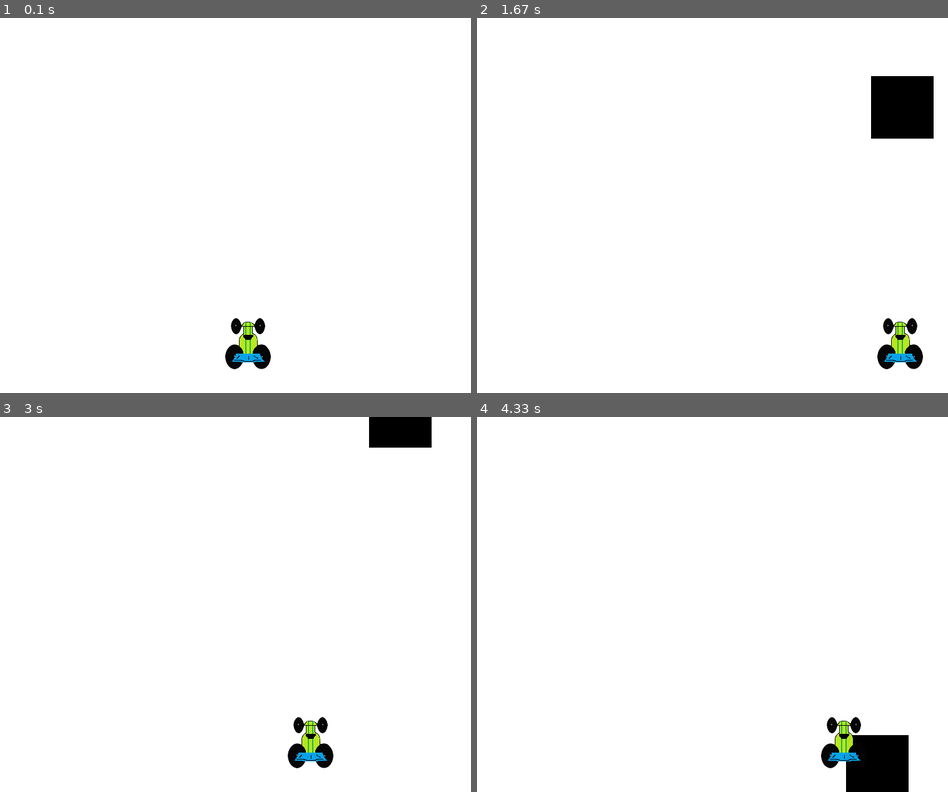
Above: before the commit, frames 1-4 (two rows, left to right).
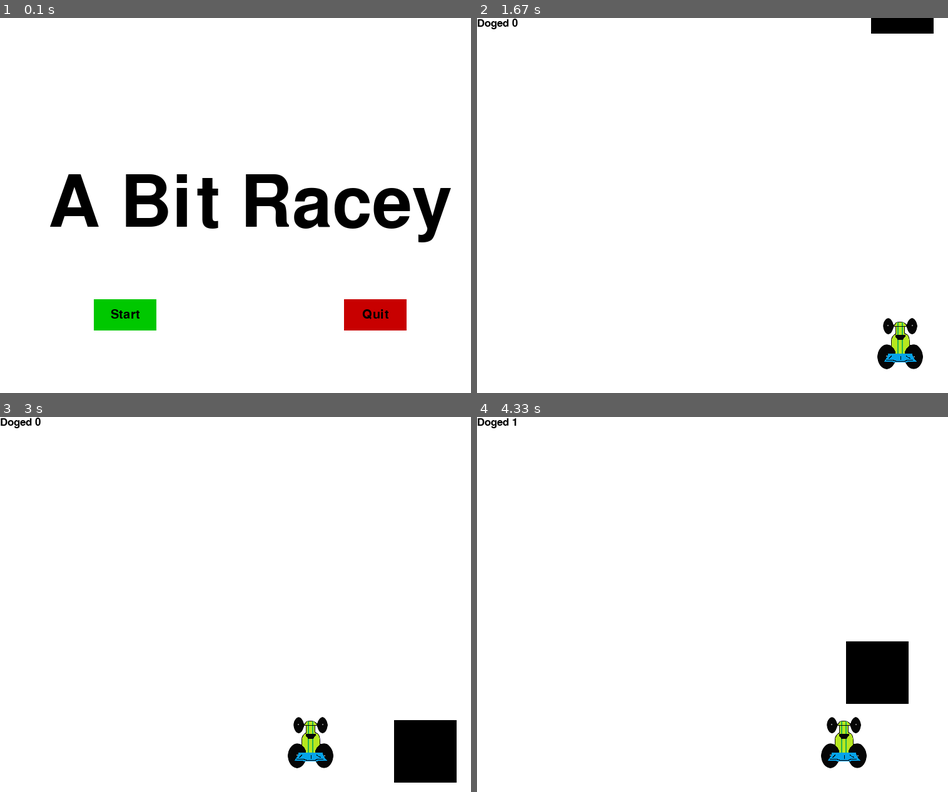
Above: after the commit, the same moments.

Repository: JamesPC2005/Capital-City
Game: pygame game, started from A_Bit_Racey.py
Two runs of this game, one before a commit and one after it. Both use one fixed random seed, a clock stepped at 60 frames per second and the inputs below.
Inputs (mouse positions are in pixels of both pictures, inside the frame that each line leads up to):
- Up to frame 1 (0.1 s): no input
- Up to frame 2 (1.67 s): press the mouse at (604, 314) at 0.37 s; move the mouse to (688, 303) at 0.47 s; release the mouse at (773, 288) at 0.6 s; hold Right 0.67-1.13 s; move the mouse to (571, 149) at 0.7 s; hold Right 1.17-1.63 s
- Up to frame 3 (3 s): hold Left 1.67-2.2 s; hold Left 2.23-2.63 s; hold Right from 2.67 s (still down)
- Up to frame 4 (4.33 s): release Right at 3.3 s; hold Left 3.33-3.8 s; hold Right 3.83-4.3 s

The runs differ from the first frame. In frame 1, 8.2% of the frame differs, in the area x 10-96%, y 41-94%; in frame 2, 2.9%; in frame 3, 3.4%; in frame 4, 4.1%.

Commit message:
continued working on practace game and updated readme

Diff:
--- a/A_Bit_Racey.py
+++ b/A_Bit_Racey.py
@@ -12,6 +12,12 @@
 #setup colors
 black = (0,0,0)
 white = (255,255,255)
+red = (200,0,0)
+bright_red = (255,0,0)
+green = (0,200,0)
+bright_green = (0,255,0)
+blue = (0,0,200)
+bright_blue= (0,0,255)
 
 #creates setup clock
 clock = pygame.time.Clock()
@@ -19,9 +25,14 @@
 #create sprite
 carImg = pygame.image.load('racecar.png')
 
-# function to display car at the right location
+#function to display car at the right location
 def car(x,y):
     gameDisplay.blit(carImg, (x,y))
+#count doged obsticles
+def things_doged(count):
+    font = pygame.font.SysFont(None, 25)
+    text = font.render('Doged ' + str(count), True, black)
+    gameDisplay.blit(text, (0,0))
 
 #draw obsticles
 def things(thingx, thingy, thingw, thingh, color):
@@ -41,15 +52,58 @@
 
     time.sleep(2)
 
-    game_loop()
+    game_intro()
 
 def text_objects(text, font):
     Textsurface = font.render(text, True, black)
     return Textsurface, Textsurface.get_rect()
 
+#create intro
+def game_intro():
+    intro = True
+    while intro:
+        for event in pygame.event.get():
+            if event.type == pygame.QUIT:
+                pygame.quit()
+                quit()
+        gameDisplay.fill(white)
+        largeText = pygame.font.Font('freesansbold.ttf', 115)
+        Textsurface, Textrect = text_objects("A Bit Racey", largeText)
+        Textrect.center = (display_width/2 , display_height/2)
+        gameDisplay.blit(Textsurface, Textrect)
+
+        mouse = pygame.mouse.get_pos()
+        press = pygame.mouse.get_pressed()
+        if 250 > mouse[0] > 150 and 500 > mouse[1] > 450:
+            pygame.draw.rect(gameDisplay, bright_green,(150,450,100,50))
+            pygame.draw.rect(gameDisplay, red,(550,450,100,50))
+            if press[0] == 1:
+                game_loop()
+        elif 650 > mouse[0] > 550 and 500 > mouse[1] > 450:
+            pygame.draw.rect(gameDisplay, bright_red,(550,450,100,50))
+            pygame.draw.rect(gameDisplay, green,(150,450,100,50))
+            if press[0] == 1:
+                pygame.quit()
+        else:
+            pygame.draw.rect(gameDisplay, green,(150,450,100,50))
+            pygame.draw.rect(gameDisplay, red,(550,450,100,50))
+
+        largeText = pygame.font.Font('freesansbold.ttf', 20)
+        Textsurface, Textrect = text_objects("Start", largeText)
+        Textrect.center = (200 , 475)
+        gameDisplay.blit(Textsurface, Textrect)
+
+        largeText = pygame.font.Font('freesansbold.ttf', 20)
+        Textsurface, Textrect = text_objects("Quit", largeText)
+        Textrect.center = (600 , 475)
+        gameDisplay.blit(Textsurface, Textrect)
+
+        pygame.display.update()
+        clock.tick(15)
 
 def game_loop():
     gameexit = False
+    doged = 0
     x = display_width * .45
     y = display_height * .8
     x_change = 0
@@ -67,14 +121,14 @@
                 quit()
 
         #check if a key is pressed
-        if event.type == pygame.KEYDOWN:
-            if event.key == pygame.K_LEFT:
-                x_change = -5
-            if event.key == pygame.K_RIGHT:
-                x_change = 5
-        if event.type == pygame.KEYUP:
-            if event.key == pygame.K_LEFT or event.key == pygame.K_RIGHT:
-                x_change = 0
+            if event.type == pygame.KEYDOWN:
+                if event.key == pygame.K_LEFT:
+                    x_change = -5
+                if event.key == pygame.K_RIGHT:
+                    x_change = 5
+            if event.type == pygame.KEYUP:
+                if event.key == pygame.K_LEFT or event.key == pygame.K_RIGHT:
+                    x_change = 0
 
         x += x_change
         gameDisplay.fill(white)
@@ -86,8 +140,11 @@
         if thing_starty > display_height:
             thing_startx = random.randrange(0, display_width - 100)
             thing_starty = 0 - thing_height
+            doged += 1
+            thing_speed += .3
 
         car(x,y)
+        things_doged(doged)
 
         #check for losses
         if y < thing_starty + thing_height:
@@ -99,4 +156,5 @@
         pygame.display.update()
         clock.tick(60)
 
+game_intro()
 game_loop()
--- /dev/null
+++ b/drawing.py
@@ -0,0 +1,33 @@
+#drawing objects and shapes in python
+import pygame
+
+pygame.init
+
+white = (255,255,255)
+black = (0,0,0)
+red = (255,0,0)
+green = (0,255,0)
+blue = (0,0,255)
+
+gameDisplay = pygame.display.set_mode((800,600))
+gameDisplay.fill(black)
+
+#change the colors of individual pixels
+pixAr = pygame.PixelArray(gameDisplay)
+pixAr[10][20] = green
+
+#draw a line
+pygame.draw.line(gameDisplay, blue, (100,200), (300,450), 5)
+#rectangle
+pygame.draw.rect(gameDisplay, red, (400,400,50,25))
+#circle
+pygame.draw.circle(gameDisplay, white, (150,150), 75)
+#polygons
+pygame.draw.polygon(gameDisplay, green, ((25,75),(76,125),(250,375),(400,25)))
+
+while True:
+    for event in pygame.event.get():
+        if event.type == pygame.QUIT:
+            pygame.quit
+            quit()
+    pygame.display.update()
Not shown, changed: readme.md
